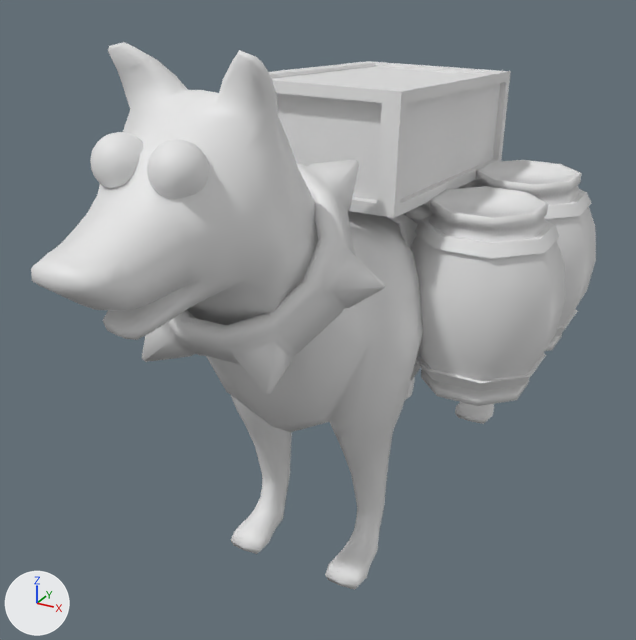
The FBX model GraphicResource/EnemyCharacter/22_BomberDog.fbx as it was, and as the next commit left it.
The view is the same before and after, from a camera (50 mm lens) standing at (257.0, -565.0, 410.0) and looking at (-8.0, -83.0, 169.0). Every picture has the same lights, and +X, +Y and +Z are marked at lower left.

Names of what the first picture shows: 'Body'.
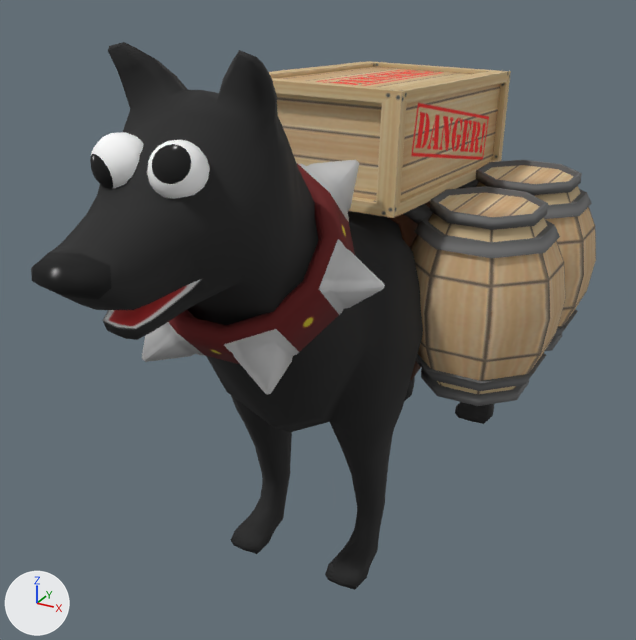
Changed parts and their boxes [x1, y1, x2, y2] in the pictures (636 x 640 px):
'Body', recoloured: [31, 42, 596, 590] in both

What changed in the scene script:
```text
Add img_22_bomberdog_diffuse_png:
    img_22_bomberdog_diffuse_png = load_image('22_BomberDog_Diffuse.png', '22_BomberDog_Diffuse.png', 2048, 2048, 'sRGB')
Add mat_19___default:
    mat_19___default = principled_material('19 - Default')
    mat_19___default.texture = img_22_bomberdog_diffuse_png
    mat_19___default.roughness = 0.859
Change me_mesh:
    where me_mesh.from_pydata(...)  # 2336 vertices, 4592 faces; spans x -142.0..142.0, y -322.0..178.0, z 1.0..363.0
    add me_mesh.materials.append(mat_19___default)  # picture img_22_bomberdog_diffuse_png
```
